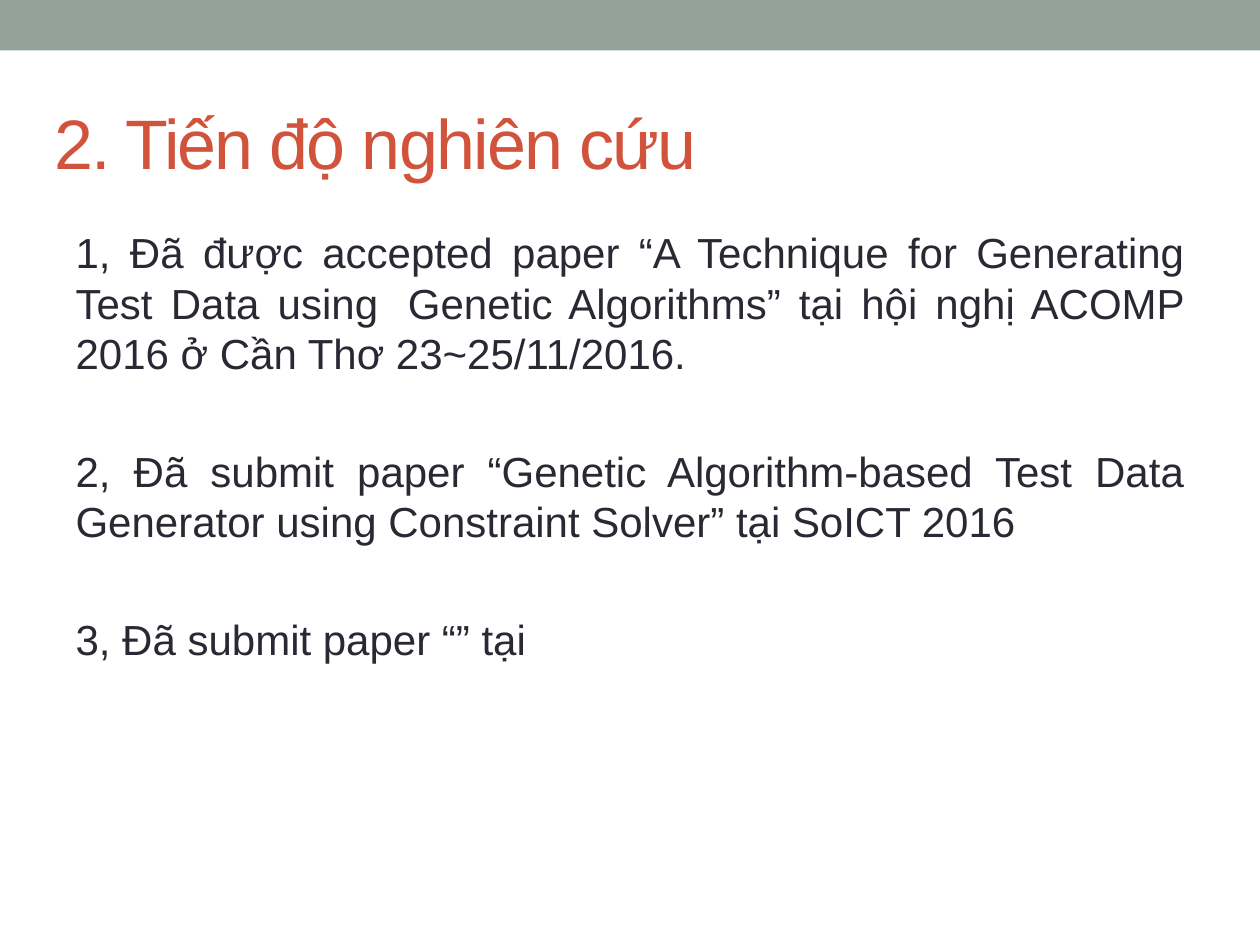
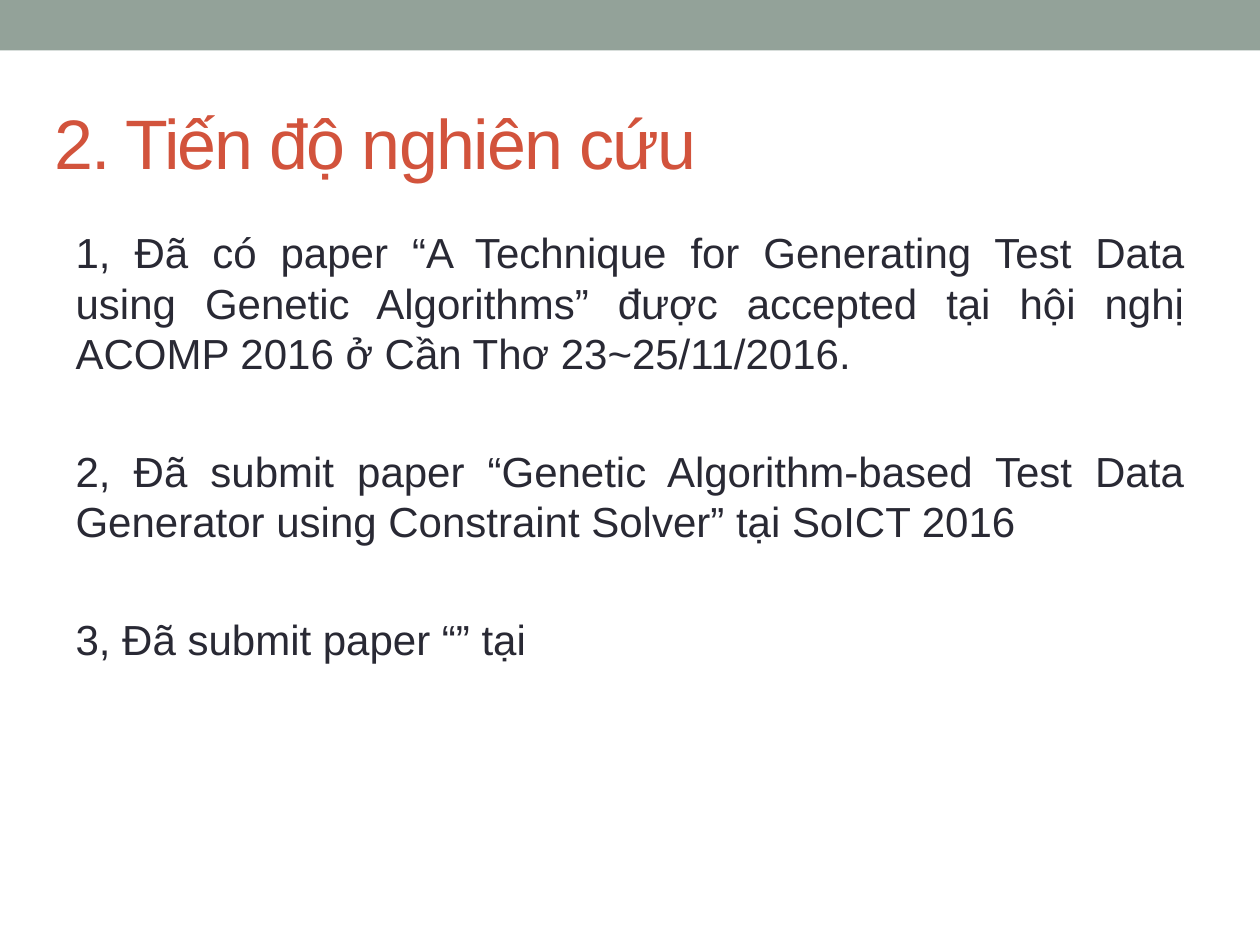
Before and after one commit to dinhngocthi/GAsource, a slide deck: slide 5 of CFT4CUnitSrc/src/report/DinhNgocThi-Baocaotiendo201612.pptx. Drawn at 1260x945 pixels with LibreOffice and Linux fonts; fonts in the diff are those of the drawing. Boxes give left, top, right and bottom in pixels: in the first picture for what was removed or moved away, otherwise in the second. Text is boxed around its words. In the diff, an @@ line names an element or a change of style, - is before the commit and + after.

```diff
--- a/CFT4CUnitSrc/src/report/DinhNgocThi-Baocaotiendo201612.pptx
+++ b/CFT4CUnitSrc/src/report/DinhNgocThi-Baocaotiendo201612.pptx
@@ text at bbox=[76, 237, 1184, 370]: text changed @@
-1, Đã được accepted paper “A Technique for Generating Test Data using Genetic Algorithms” tại hội nghị ACOMP 2016 ở Cần Thơ 23~25/11/2016.
+1, Đã có paper “A Technique for Generating Test Data using Genetic Algorithms” được accepted tại hội nghị ACOMP 2016 ở Cần Thơ 23~25/11/2016.
```
Also in this commit, not shown: 1 other slide changed, 4 other files.
